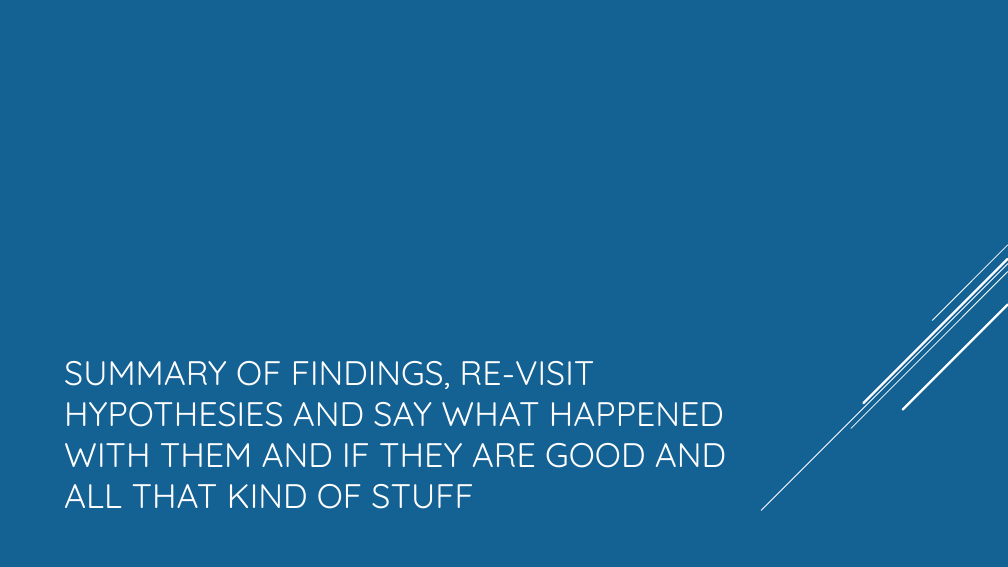
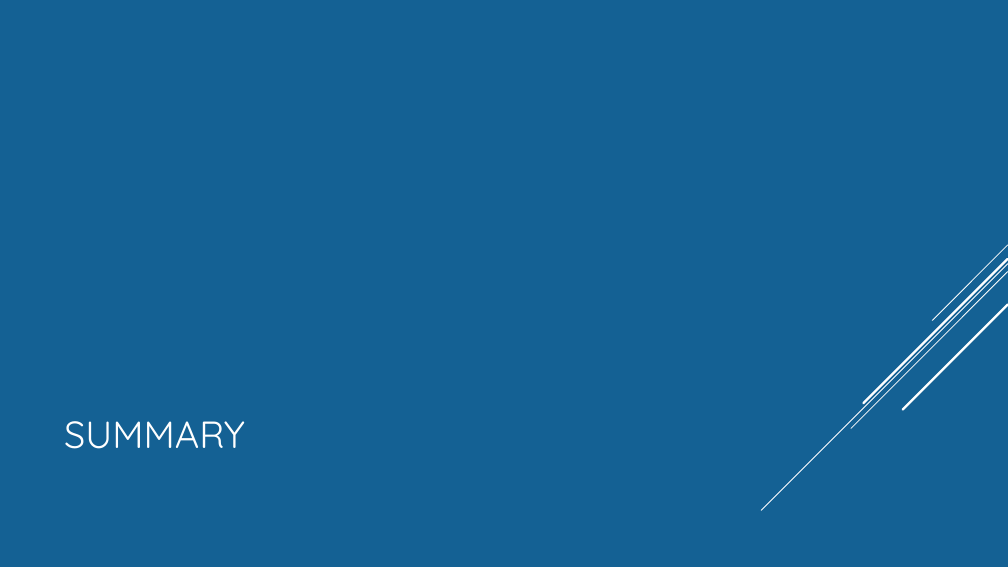
Before and after one commit to Munseaux/Pandemic-Movement, a slide deck: slide 15 of presentation.pptx (slide 11 before the commit). Drawn at 1008x567 pixels with LibreOffice and Linux fonts; fonts in the diff are those of the drawing. Boxes give left, top, right and bottom in pixels: in the first picture for what was removed or moved away, otherwise in the second. Text is boxed around its words. In the diff, an @@ line names an element or a change of style, - is before the commit and + after.

```diff
--- a/presentation.pptx
+++ b/presentation.pptx
@@ title at [64,421,245,449]: text changed; size 32.4 to 36 pt @@
-SUMMARY OF FINDINGS, RE-VISIT HYPOTHESIES AND SAY WHAT HAPPENED WITH THEM AND IF THEY ARE GOOD AND ALL THAT KIND OF STUFF
+SUMMARY
```
Also in this commit, not shown: 3 other slides changed, 10 slides added, 6 slides removed.
